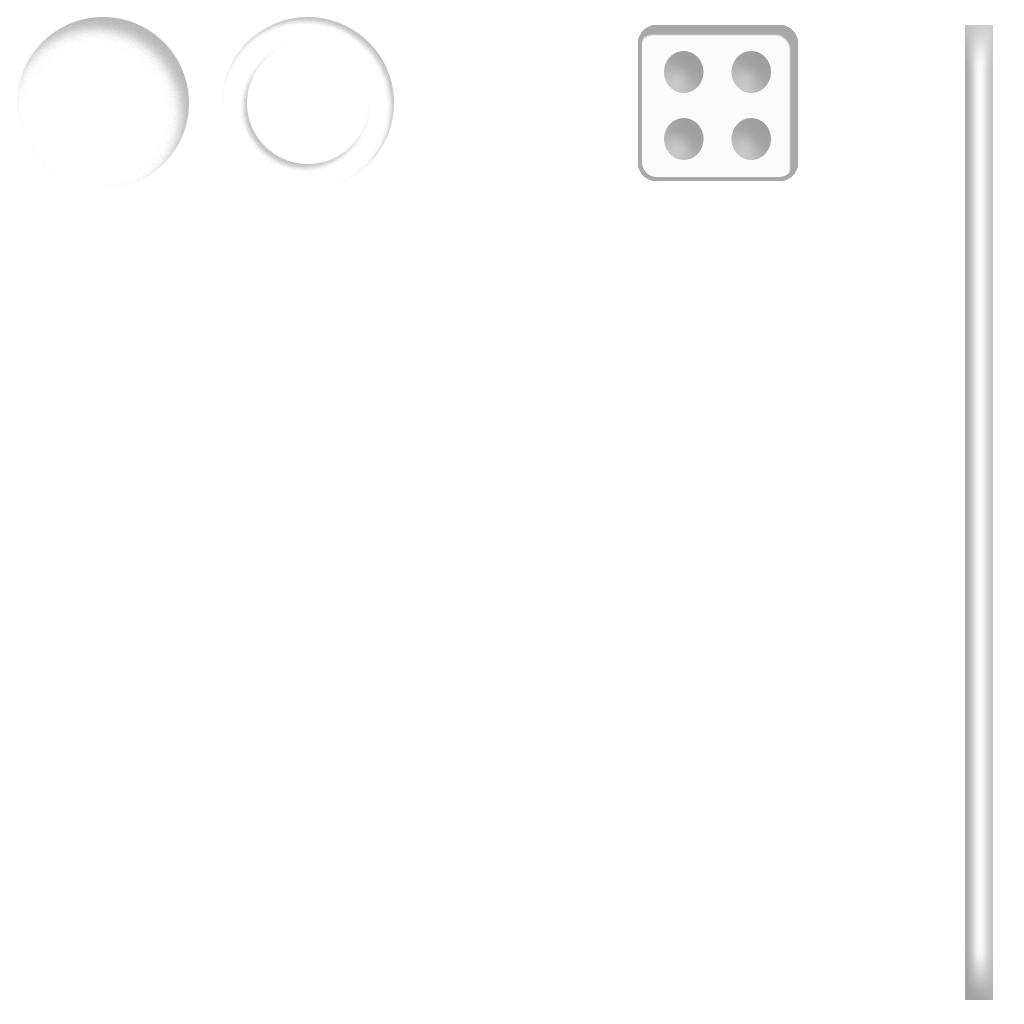
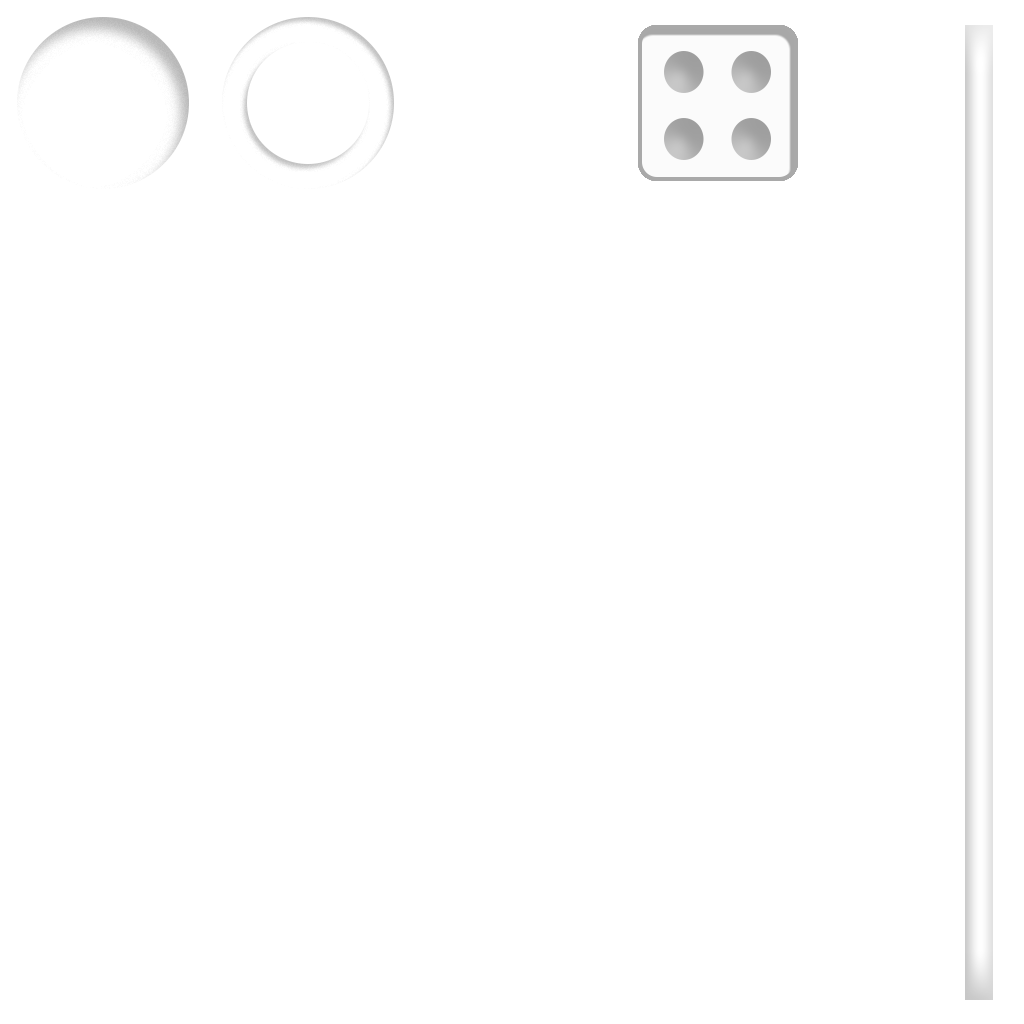
The second 1024px x 1024px image is a revision of the first. Changes to its layers:
pixels changed over [965, 25, 993, 1000] (layer not identified)
